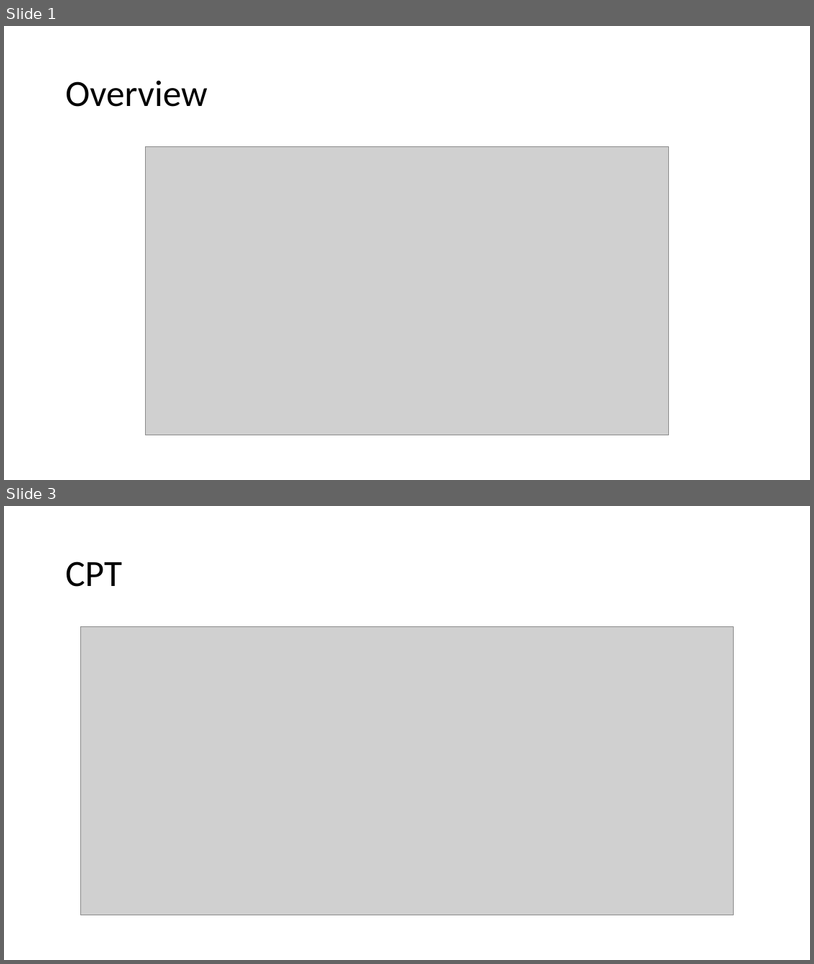
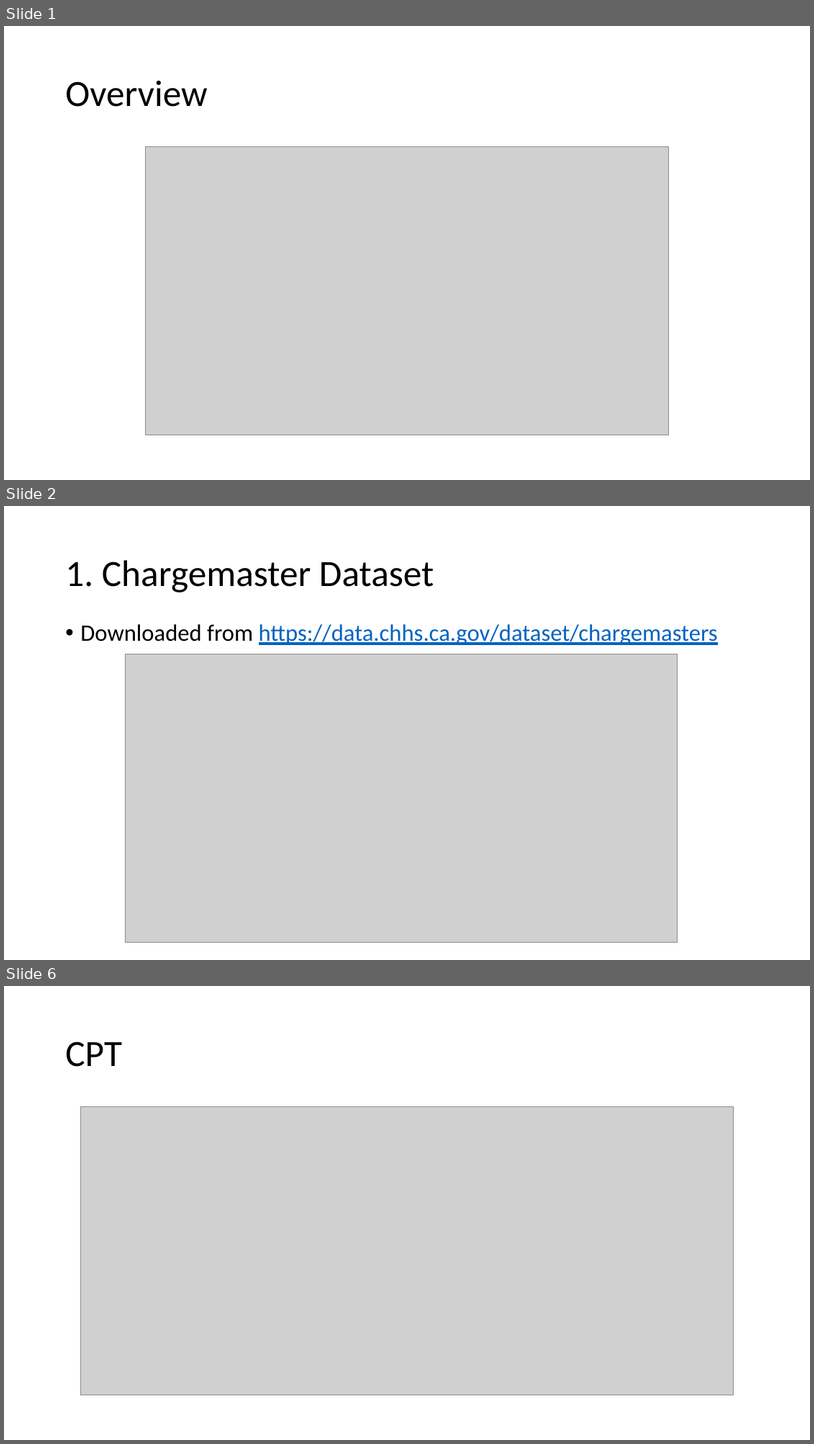
Before and after one commit to beatricetierra/CA-Hospital-Charges, a slide deck: DatasetsOverview.pptx. Shown one above the other, each under a label of ours: slides 1 and 3 before the commit, slides 1, 2 and 6 after it; the slides between them are not shown. The pictures are 814x964 and 814x1444 pixels, drawn with LibreOffice and Linux fonts; fonts in the diff are those of the drawing; grey boxes stand for pictures. Boxes give left, top, right and bottom in pixels: in the first picture for what was removed or moved away, otherwise in the second. Text is boxed around its words. In the diff, an @@ line names an element or a change of style, - is before the commit and + after.

```diff
--- a/DatasetsOverview.pptx
+++ b/DatasetsOverview.pptx
@@ slide 2 added at bbox=[4, 506, 810, 960], background #FFFFFF @@
@@ title added at bbox=[65, 560, 434, 592], 44 pt, text #000000 @@
+1. Chargemaster Dataset
@@ text added at bbox=[80, 624, 718, 645], 28 pt, text #0563C1, underline @@
+• Downloaded from https://data.chhs.ca.gov/dataset/chargemasters
@@ picture added at bbox=[126, 654, 679, 942] @@
@@ what was slide 3 is now slide 6 @@
```
Also in this commit, not shown: 3 other slides added, 1 slide removed.
